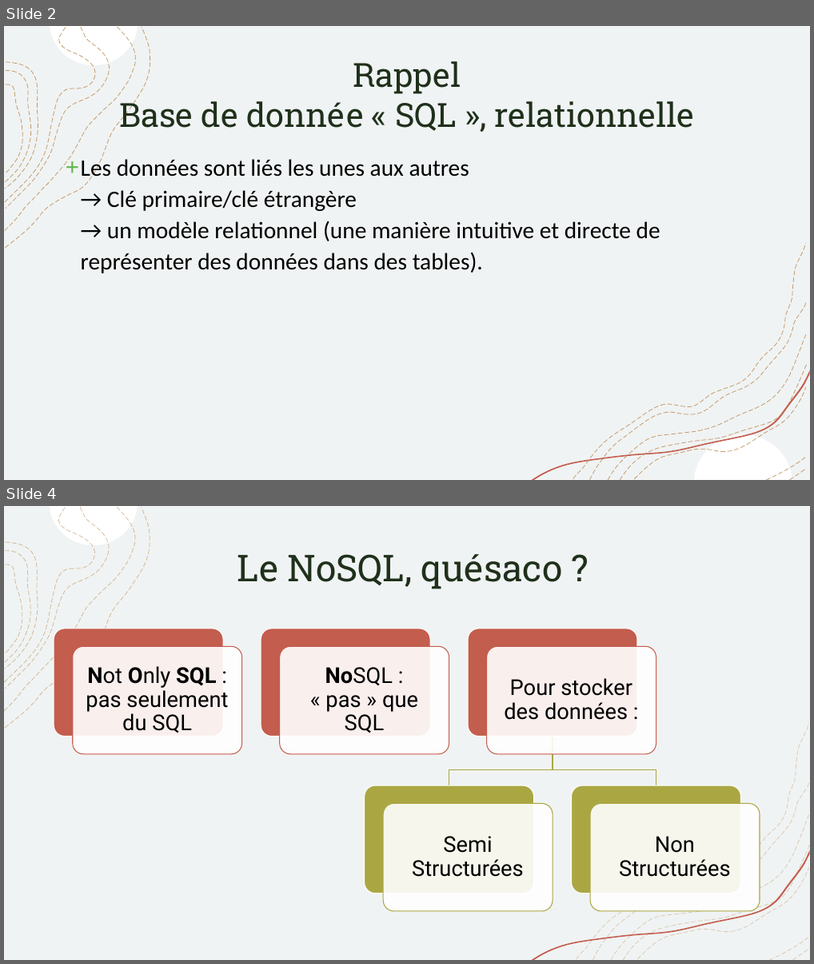
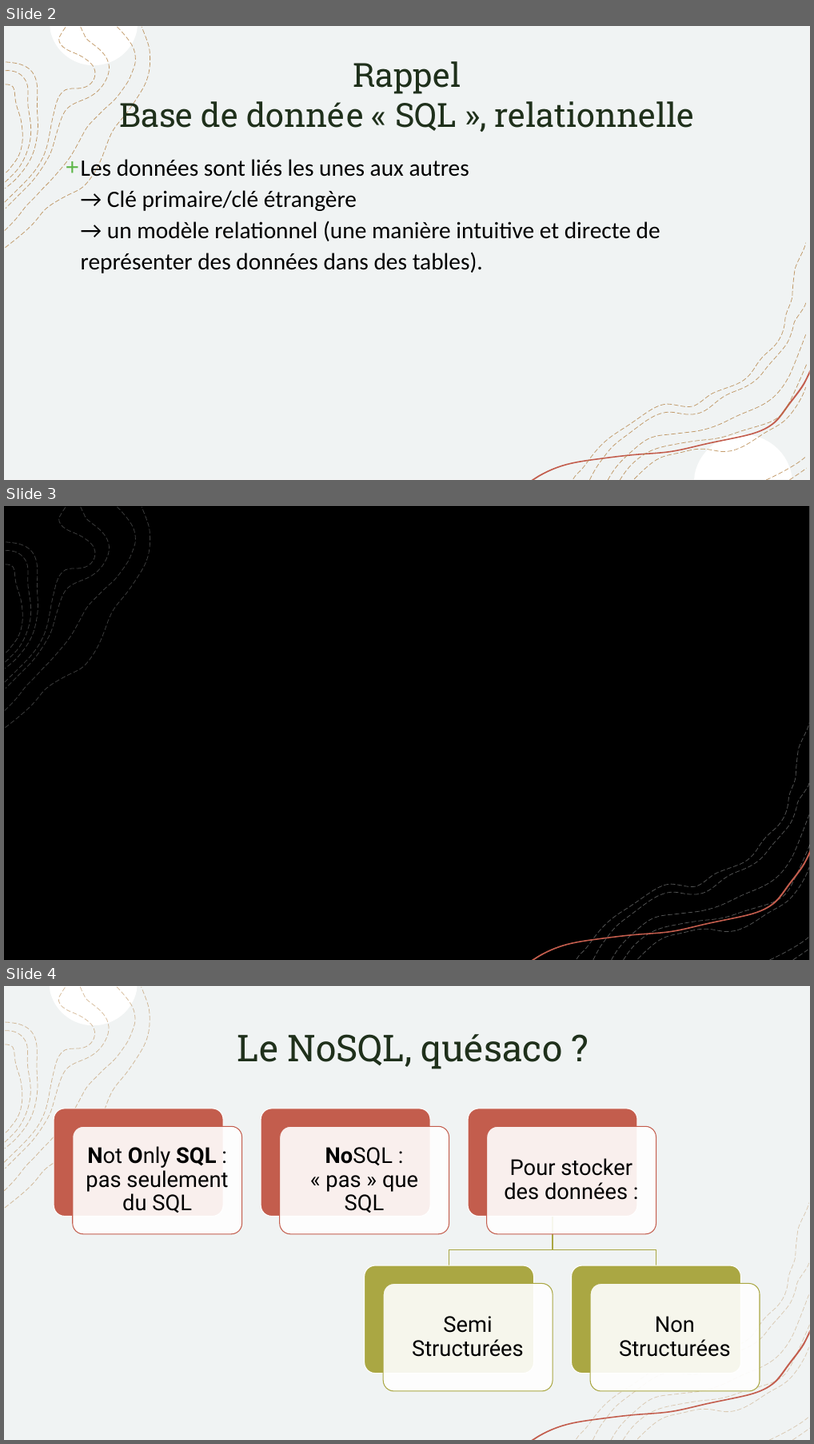
Before and after one commit to AnthonyRyck/Meetup, a slide deck: MeetupGraphDatabase/PresentationPPT/Meetup-Graph.pptx. Shown one above the other, each under a label of ours: slides 2 and 4 before the commit, slides 2, 3 and 4 after it; the slides between them are not shown. The pictures are 814x964 and 814x1444 pixels, drawn with LibreOffice and Linux fonts; fonts in the diff are those of the drawing; background and template pictures are left out. Boxes give left, top, right and bottom in pixels: in the first picture for what was removed or moved away, otherwise in the second. Text is boxed around its words. In the diff, an @@ line names an element or a change of style, - is before the commit and + after.

```diff
--- a/MeetupGraphDatabase/PresentationPPT/Meetup-Graph.pptx
+++ b/MeetupGraphDatabase/PresentationPPT/Meetup-Graph.pptx
@@ slide 3 added at (4, 506, 810, 960), background picture (left out); not listed: 8 template elements that a slide beside it also shows @@
@@ rectangle added at (4, 506, 810, 960), fill #FFFFFF, outline #F2F2F2 1 pt @@
@@ rectangle added at (4, 506, 810, 960), fill #000000 @@
@@ freeform shape added at (5, 508, 135, 711), outline #B17C3B 0.75 pt dashed @@
@@ freeform shape added at (5, 508, 95, 682), outline #B17C3B 0.75 pt dashed @@
@@ freeform shape added at (50, 506, 138, 545), fill #FFFFFF @@
@@ freeform shape added at (5, 551, 30, 663), outline #B17C3B 0.75 pt dashed @@
@@ group added at (5, 508, 150, 728): 7 freeform shapes @@
@@ group added at (590, 783, 807, 960): 5 freeform shapes @@
@@ freeform shape added at (531, 850, 810, 960), fill #C35D4D @@
@@ group added at (532, 723, 810, 960): 8 freeform shapes @@
@@ freeform shape added at (695, 914, 793, 959), fill #FFFFFF @@
```
Also in this commit, not shown: 1 slide removed, 1 other file.
